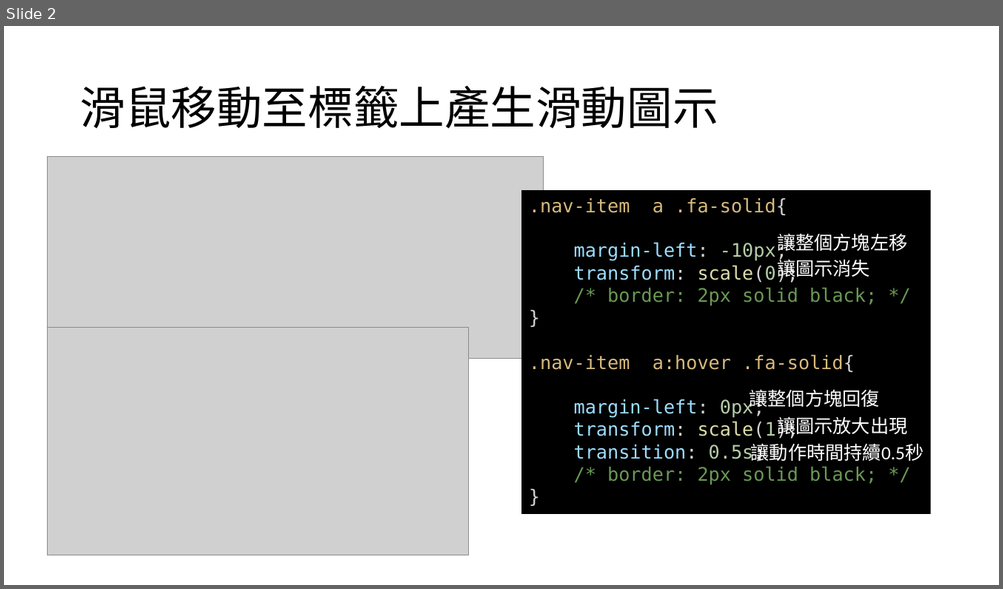
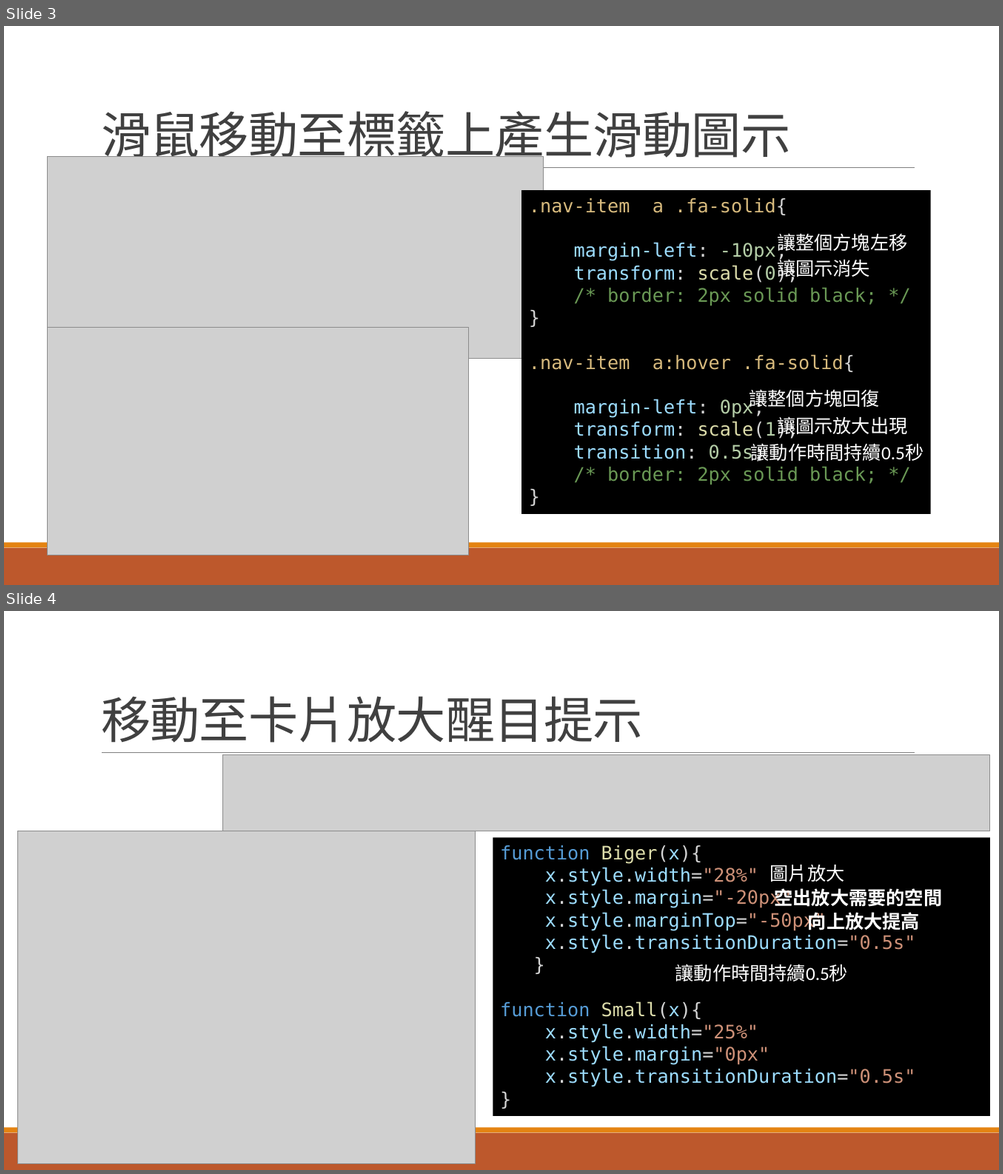
Before and after one commit to Oscar3488/Oscar3488.github.io, a slide deck: 105452891 任桓毅.pptx. Shown one above the other, each under a label of ours: slide 2 before the commit, slides 3 and 4 after it. The pictures are 1003x589 and 1003x1174 pixels, drawn with LibreOffice and Linux fonts; fonts in the diff are those of the drawing; grey boxes stand for pictures. Boxes give left, top, right and bottom in pixels: in the first picture for what was removed or moved away, otherwise in the second. Text is boxed around its words. In the diff, an @@ line names an element or a change of style, - is before the commit and + after.

```diff
--- a/105452891 任桓毅.pptx
+++ b/105452891 任桓毅.pptx
@@ slide 4 added at [4, 611, 999, 1170], background #FFFFFF; not listed: 3 template elements that a slide beside it also shows @@
@@ title added at [101, 696, 643, 743], 48 pt, text #404040 @@
+移動至卡片放大醒目提示
@@ picture added at [222, 755, 990, 831] @@
@@ picture added at [18, 831, 475, 1164] @@
@@ rectangle added at [492, 838, 990, 1117], fill #000000, 18 pt, text #9CDCFE @@
+function Biger(x){
+x.style.width="28%"
+x.style.margin="-20px"
+x.style.marginTop="-50px"
+x.style.transitionDuration="0.5s"
+}
+function Small(x){
+x.style.width="25%"
+x.style.margin="0px"
+x.style.transitionDuration="0.5s"
+}
@@ text added at [770, 865, 845, 882], 18 pt, text #FFFFFF @@
+圖片放大
@@ text added at [774, 889, 942, 907], 18 pt, text #FFFFFF, bold @@
+空出放大需要的空間
@@ text added at [808, 912, 919, 931], 18 pt, text #FFFFFF, bold @@
+向上放大提高
@@ text added at [675, 964, 848, 982], 18 pt, text #FFFFFF @@
+讓動作時間持續0.5秒
@@ what was slide 2 is now slide 3 @@
@@ slide 3 changed as well @@
@@ title "滑鼠移動至標籤上產生滑動圖示": place and size @@
-title "滑鼠移動至標籤上產生滑動圖示" at [79, 86, 717, 129]
+title "滑鼠移動至標籤上產生滑動圖示" at [101, 111, 790, 166]
@@ title "滑鼠移動至標籤上產生滑動圖示" at [101, 111, 790, 166]: size 44 to 48 pt, text colour #000000 to #404040, letter spacing 0 to -0.5 pt; line spacing 0.9 to 0.85; vertical alignment middle to bottom @@
@@ line added from (102, 168) to (915, 168), #808080 0.5 pt @@
@@ rectangle added at [4, 548, 999, 585], fill #BD582C @@
@@ rectangle added at [4, 543, 999, 548], fill #E48312 @@
```
Also in this commit, not shown: 7 other slides changed, 1 other slide added.
